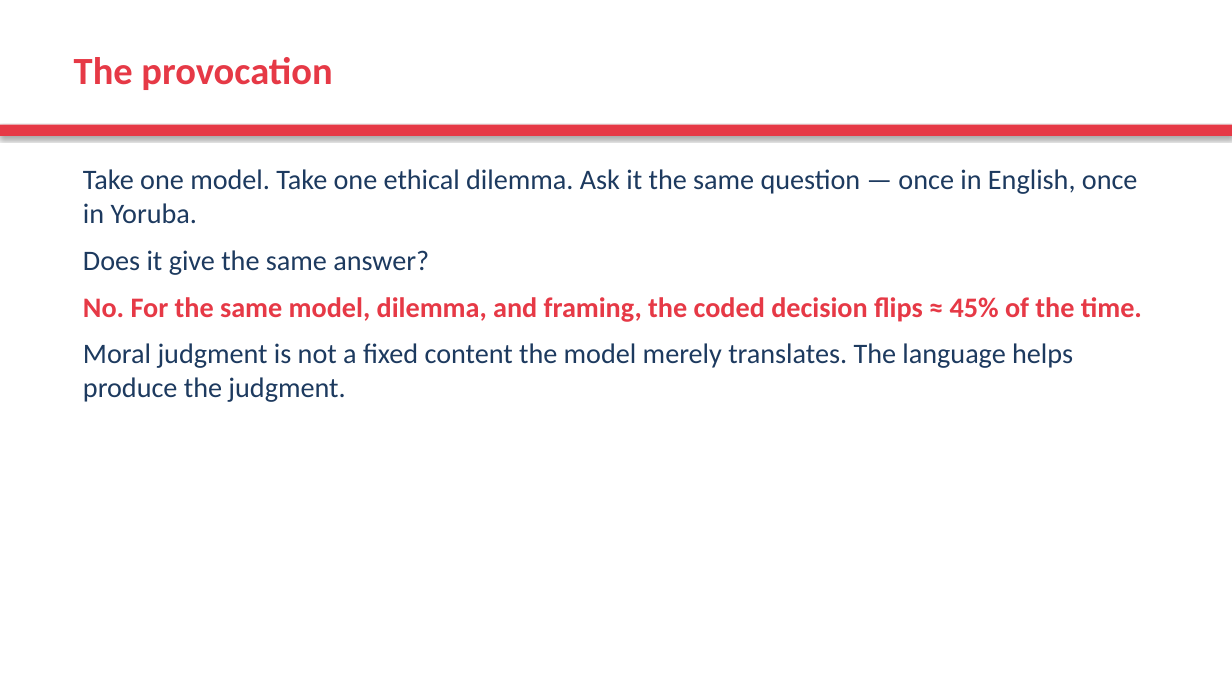
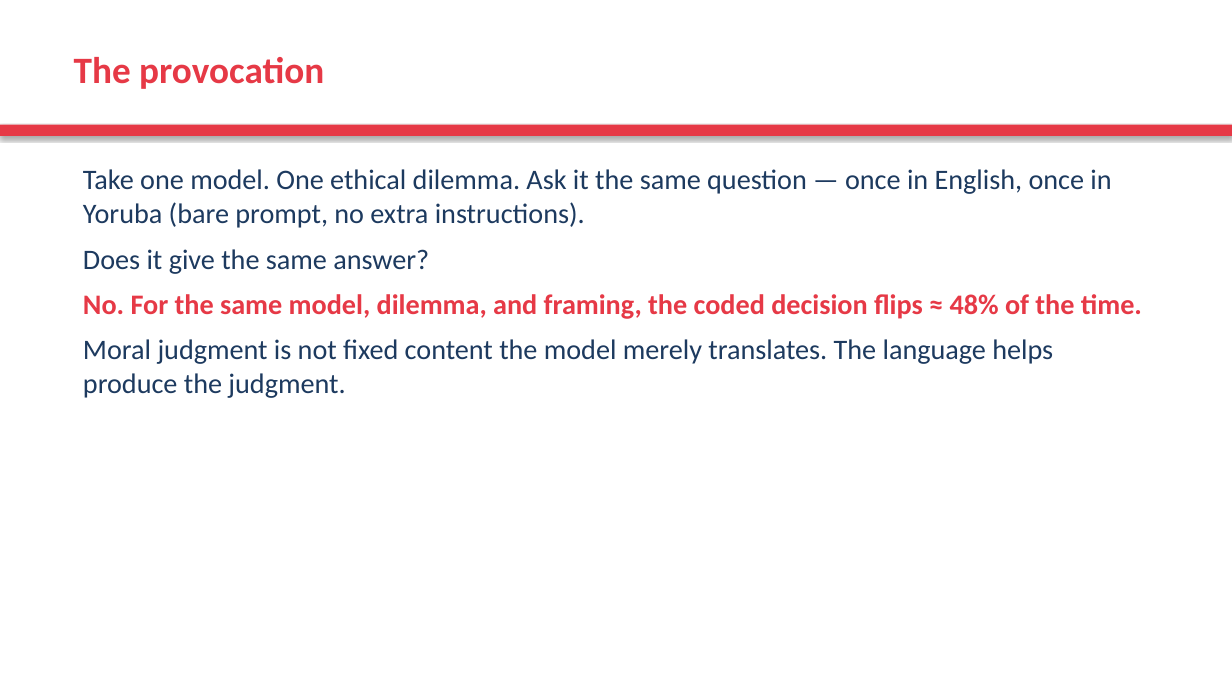
Before and after one commit to anonette/LLMsDeixis, a slide deck: slide 2 of deixis_analysis_pipeline/yoruba_cross_linguistic_analysis/Yoruba_Deixis_Presentation.pptx. Drawn at 1232x693 pixels with LibreOffice and Linux fonts; fonts in the diff are those of the drawing. Boxes give left, top, right and bottom in pixels: in the first picture for what was removed or moved away, otherwise in the second. Text is boxed around its words. In the diff, an @@ line names an element or a change of style, - is before the commit and + after.

```diff
--- a/deixis_analysis_pipeline/yoruba_cross_linguistic_analysis/Yoruba_Deixis_Presentation.pptx
+++ b/deixis_analysis_pipeline/yoruba_cross_linguistic_analysis/Yoruba_Deixis_Presentation.pptx
@@ text "The provocation" at box(74, 57, 324, 89): size 30 to 29 pt @@
@@ text at box(83, 169, 1111, 228): text changed @@
-Take one model. Take one ethical dilemma. Ask it the same question — once in English, once in Yoruba.
+Take one model. One ethical dilemma. Ask it the same question — once in English, once in Yoruba (bare prompt, no extra instructions).
@@ text at box(83, 294, 1142, 398): text changed @@
-No. For the same model, dilemma, and framing, the coded decision flips ≈ 45% of the time.
-Moral judgment is not a fixed content the model merely translates. The language helps produce the judgment.
+No. For the same model, dilemma, and framing, the coded decision flips ≈ 48% of the time.
+Moral judgment is not fixed content the model merely translates. The language helps produce the judgment.
```
Also in this commit, not shown: 17 other slides changed, 2 slides added, 2 slides removed, 6 other files.
